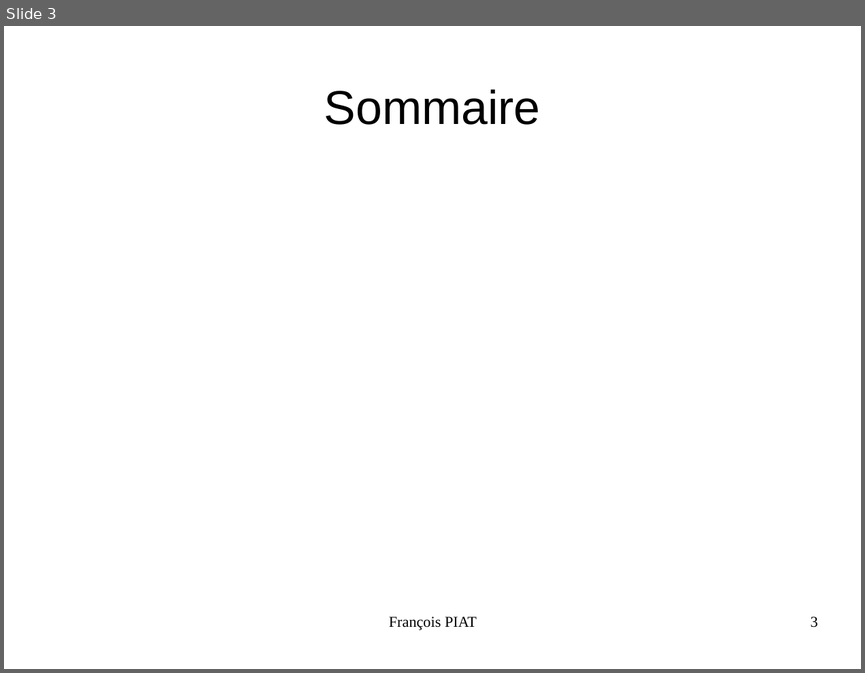
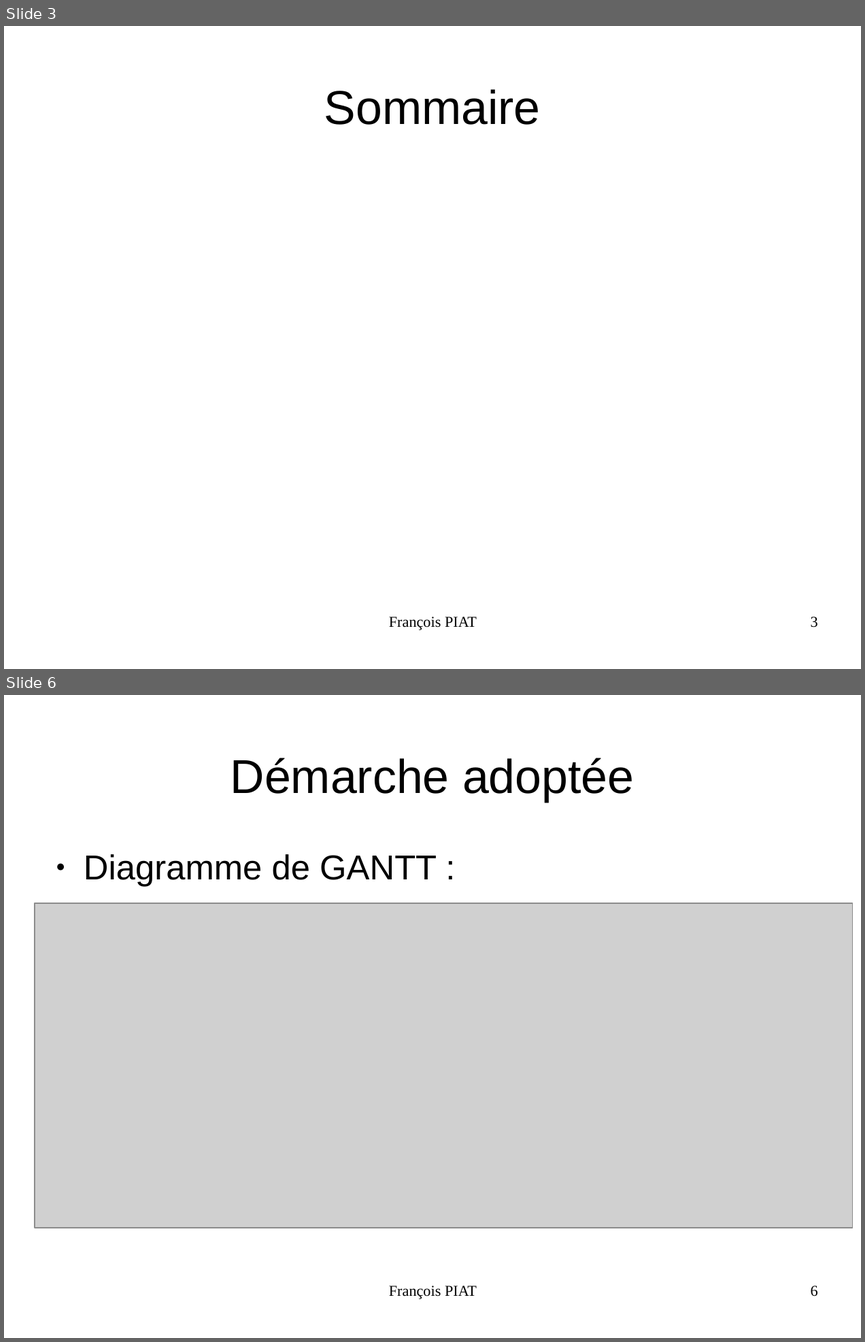
Before and after one commit to piatf/Report-2016-interniship-BioMedIA, a slide deck: presentation.odp. Shown one above the other, each under a label of ours: slide 3 before the commit, slides 3 and 6 after it; the slides between them are not shown. The pictures are 865x673 and 865x1342 pixels, drawn with LibreOffice and Linux fonts; fonts in the diff are those of the drawing; grey boxes stand for pictures. Boxes give left, top, right and bottom in pixels: in the first picture for what was removed or moved away, otherwise in the second. Text is boxed around its words. In the diff, an @@ line names an element or a change of style, - is before the commit and + after.

```diff
--- a/presentation.odp
+++ b/presentation.odp
@@ slide 6 added at box(4, 695, 861, 1338), background #FFFFFF @@
@@ title added at box(230, 758, 634, 802), 44 pt, text #000000 @@
+Démarche adoptée
@@ text added at box(84, 854, 436, 887), 32 pt, text #000000 @@
+● Diagramme de GANTT :
@@ picture added at box(35, 903, 852, 1227) @@
@@ text added at box(389, 1285, 477, 1299), 14 pt, text #000000 @@
+François PIAT
@@ page number added at box(810, 1285, 818, 1296), 14 pt, text #000000 @@
+6
```
Also in this commit, not shown: 4 slides changed, 12 other slides added.
